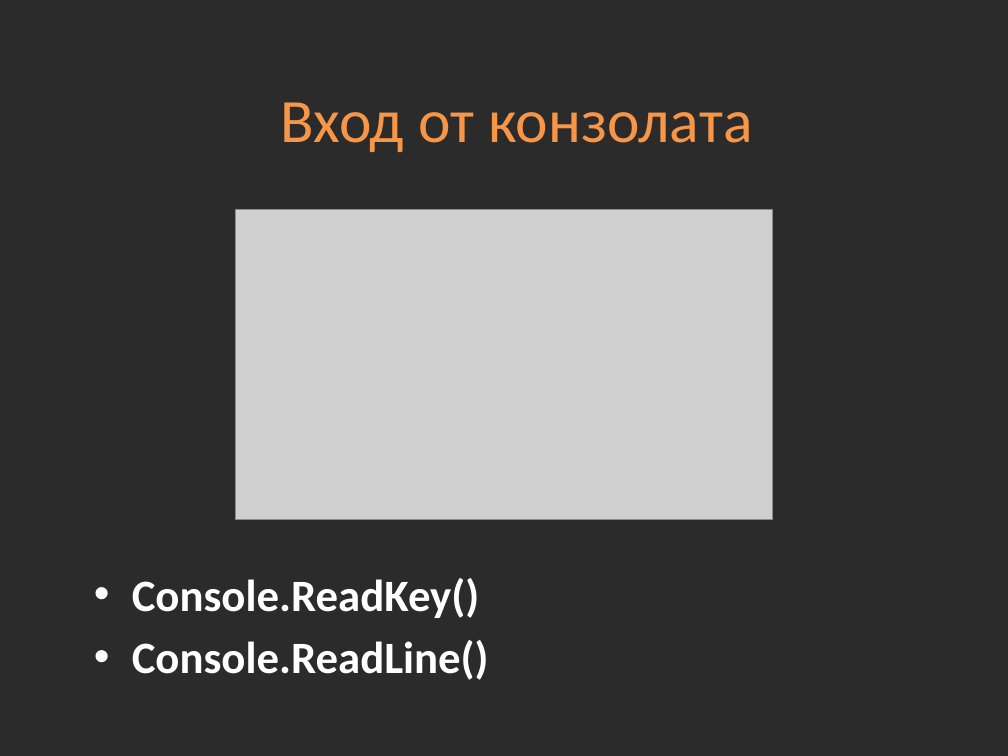
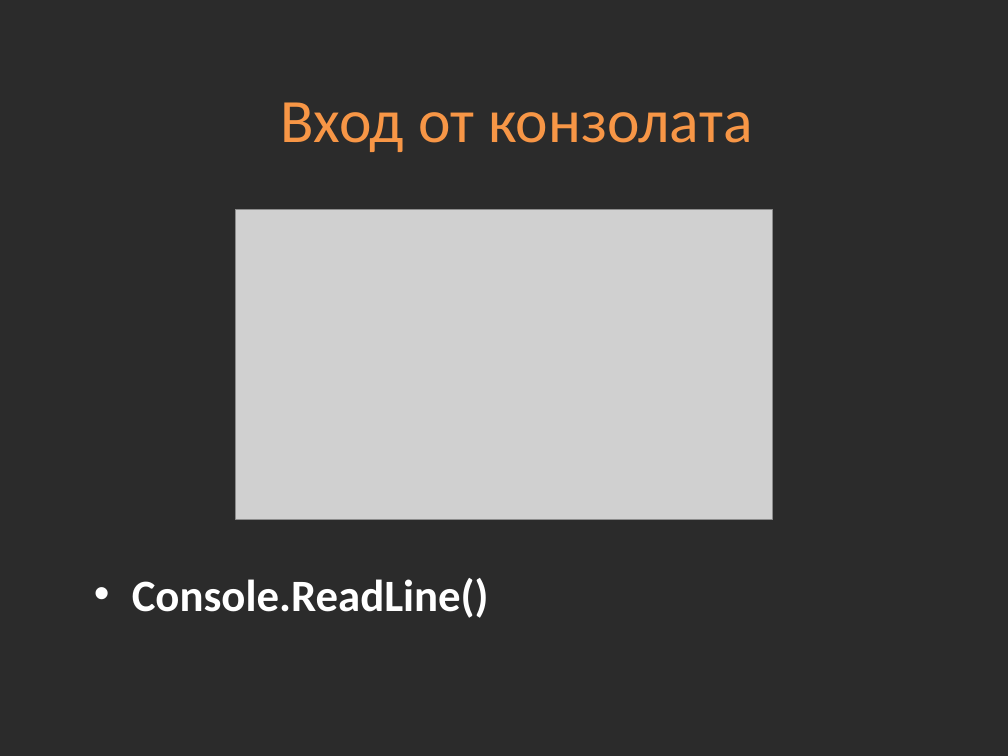
Before and after one commit to Academy-Soft-Intellect/Programming-Introduction-CSharp-Course, a slide deck: slide 13 of 03-Data-Types.pptx. Drawn at 1008x756 pixels with LibreOffice and Linux fonts; fonts in the diff are those of the drawing; grey boxes stand for pictures; background and template pictures are left out; a plain dark background stands for a picture behind light text. Boxes give left, top, right and bottom in pixels: in the first picture for what was removed or moved away, otherwise in the second. Text is boxed around its words. In the diff, an @@ line names an element or a change of style, - is before the commit and + after.

Commit message:
Lecture change

```diff
--- a/03-Data-Types.pptx
+++ b/03-Data-Types.pptx
@@ text at box(132, 578, 480, 618): paragraph removed @@
-• Console.ReadKey()
```
Also in this commit, not shown: 1 other file.
